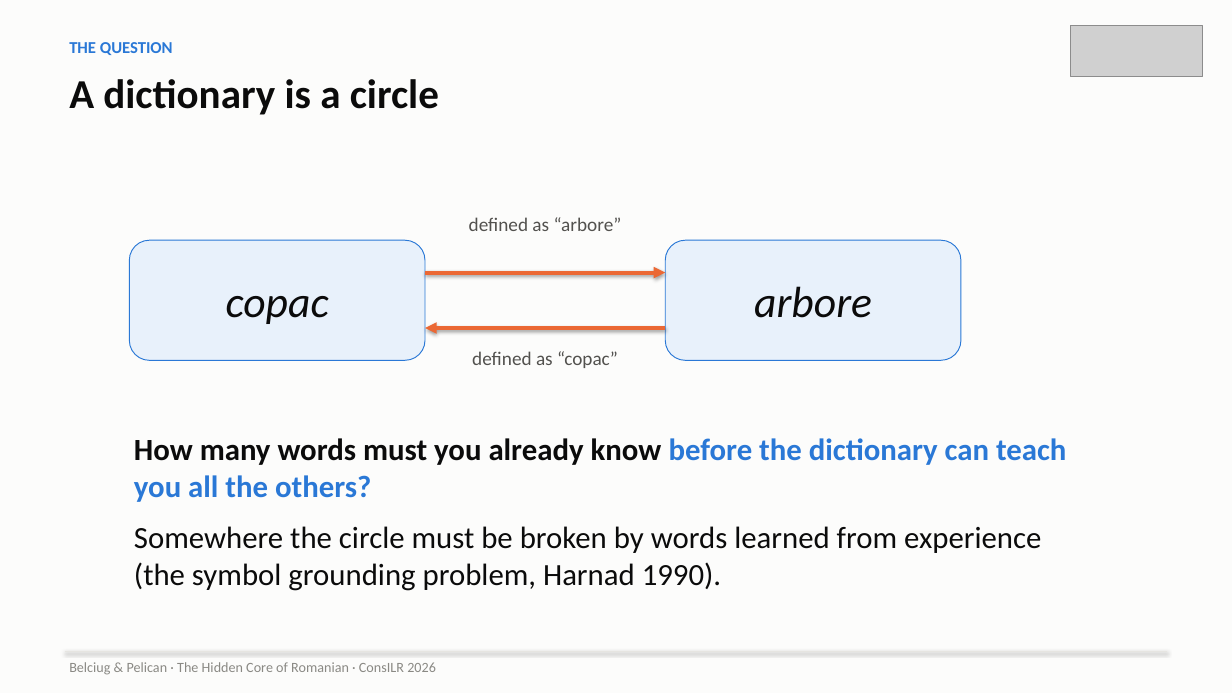
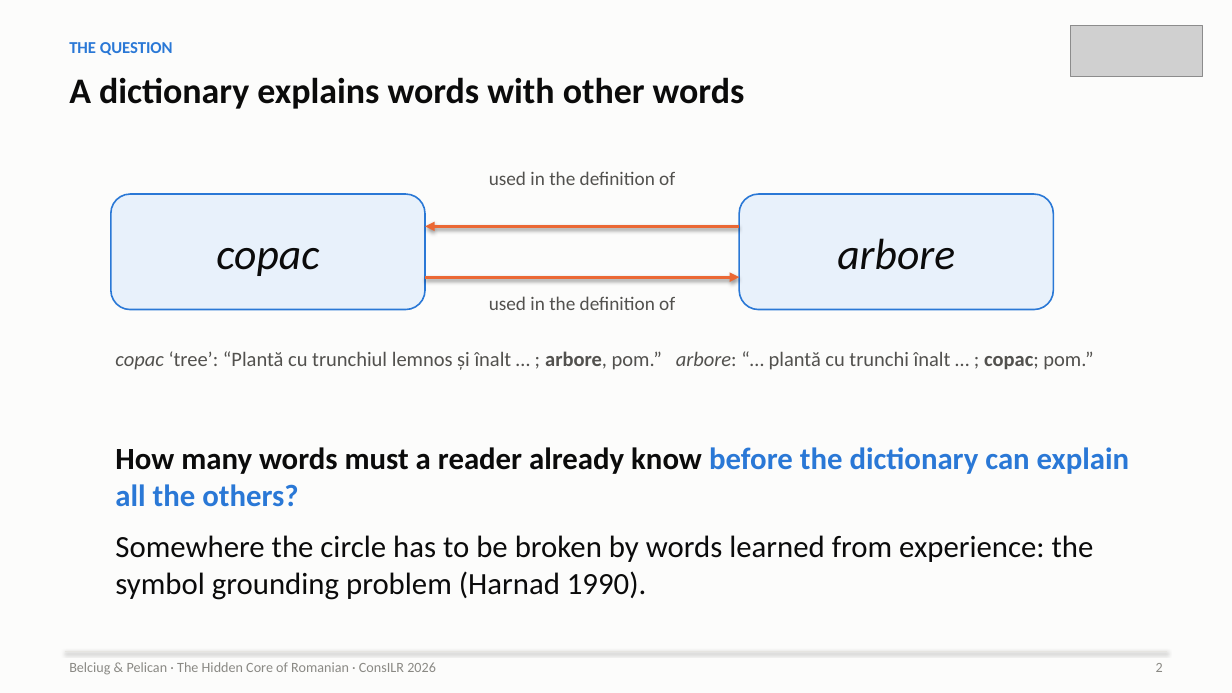
Before and after one commit to ovladon/hidden-core-romanian, a slide deck: slide 2 of slides/HiddenCore_ConsILR2026.pptx. Drawn at 1232x693 pixels with LibreOffice and Linux fonts; fonts in the diff are those of the drawing; grey boxes stand for pictures. Boxes give left, top, right and bottom in pixels: in the first picture for what was removed or moved away, otherwise in the second. Text is boxed around its words. In the diff, an @@ line names an element or a change of style, - is before the commit and + after.

```diff
--- a/slides/HiddenCore_ConsILR2026.pptx
+++ b/slides/HiddenCore_ConsILR2026.pptx
@@ text at (x1=69, y1=77, x2=745, y2=109): text changed; size 32 to 28 pt @@
-A dictionary is a circle
+A dictionary explains words with other words
@@ text added at (x1=489, y1=171, x2=675, y2=185), 15 pt, text #52514E @@
+used in the definition of
@@ rounded rectangle "copac" resized from (x1=129, y1=240, x2=425, y2=360) to (x1=111, y1=194, x2=425, y2=310) @@
@@ rounded rectangle "copac" at (x1=111, y1=194, x2=425, y2=310): outline #2A78D6 0.75 pt to #2A78D6 1.25 pt @@
@@ rounded rectangle "arbore" at (x1=739, y1=194, x2=1054, y2=310): outline #2A78D6 0.75 pt to #2A78D6 1.25 pt @@
@@ rounded rectangle "arbore" resized from (x1=665, y1=240, x2=961, y2=360) to (x1=739, y1=194, x2=1054, y2=310) @@
@@ arrow moved from (425, 273) - (665, 273) to (739, 226) - (425, 226) @@
@@ arrow (739, 226) - (425, 226): stroke #EB6834 3 pt to #EB6834 2.5 pt @@
@@ text removed at (x1=469, y1=217, x2=622, y2=231) @@
-defined as “arbore”
@@ arrow moved from (665, 328) - (425, 328) to (425, 277) - (739, 277) @@
@@ arrow (425, 277) - (739, 277): stroke #EB6834 3 pt to #EB6834 2.5 pt @@
@@ text added at (x1=489, y1=296, x2=675, y2=310), 15 pt, text #52514E @@
+used in the definition of
@@ text added at (x1=115, y1=351, x2=1093, y2=370), 16 pt, text #52514E @@
+copac ‘tree’: “Plantă cu trunchiul lemnos și înalt … ; arbore, pom.” arbore: “… plantă cu trunchi înalt … ; copac; pom.”
@@ text removed at (x1=472, y1=351, x2=618, y2=368) @@
-defined as “copac”
@@ text at (x1=115, y1=447, x2=1129, y2=600): text changed @@
-How many words must you already know before the dictionary can teach you all the others?
-Somewhere the circle must be broken by words learned from experience (the symbol grounding problem, Harnad 1990).
+How many words must a reader already know before the dictionary can explain all the others?
+Somewhere the circle has to be broken by words learned from experience: the symbol grounding problem (Harnad 1990).
@@ text added at (x1=1156, y1=663, x2=1163, y2=672), 11 pt, text #8A8984 @@
+2
```
Also in this commit, not shown: 10 other slides changed, 10 slides added, 4 slides removed, 2 other files.
